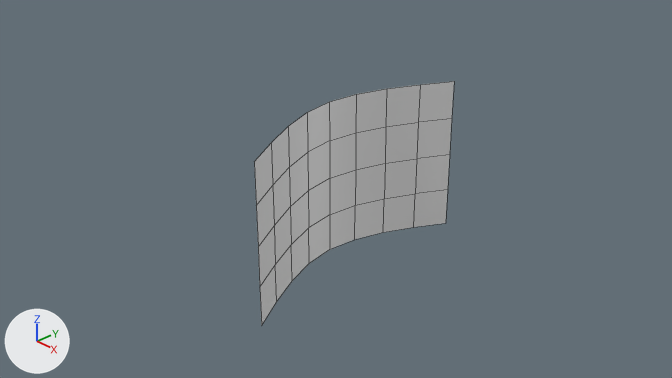
What one commit did to the Blender file Art/Mesh/curvedPlane.blend.
Before and after are seen from the file's camera 'Camera'. The lights are fixed; the arrows at lower left show +X, +Y and +Z. Mesh edges are drawn as thin lines. Materials are left out; every surface is plain grey.

The older version as bpy lines, for what is in view:
```python
me_plane = bpy.data.meshes.new('Plane')
me_plane.from_pydata([(0.55, -1.64, 1.0), (0.55, -1.64, -1.0), (-0.47, 0.08, 1.0), (-0.47, 0.08, -1.0), (0.39, 1.66, 1.0), (0.39, 1.66, -1.0)], [], [(0, 1, 3, 2), (2, 3, 5, 4)])
me_plane.polygons.foreach_set('use_smooth', [True] * 2)
ob_plane = bpy.data.objects.new('Plane', me_plane)
ob_plane.location = (0.0, 0.0, 0.0)
_m = ob_plane.modifiers.new('Subdivision', 'SUBSURF')
_m.boundary_smooth = 'PRESERVE_CORNERS'
_m.levels = 3
_m.render_levels = 4
```
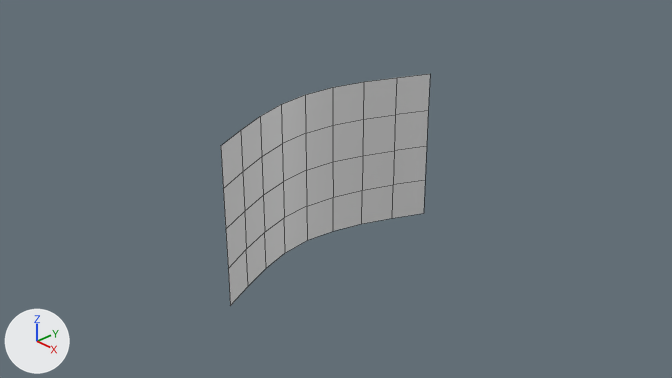
What differs and where, as boxes [x1, y1, x2, y2] in the pictures (672 x 378 px):
'Plane', reshaped
    before: [255, 81, 454, 325]
    after: [221, 74, 430, 306]

The edits, one by one:
me_plane has 6 vertices, 2 faces and spans x -0.47..0.55, y -1.64..1.66, z -1.0..1.0.
me_plane is used by ob_plane; location (0.0, 0.0, 0.0).
Part 1, on me_plane:
Vertex 0 of me_plane moves from (0.55, -1.64, 1.0) to (0.0, -1.65, 1.0).
Vertex 1 of me_plane moves from (0.55, -1.64, -1.0) to (0.0, -1.65, -1.0).
Vertex 2 of me_plane moves from (-0.47, 0.08, 1.0) to (-0.79, 0.0, 1.0).
Vertex 3 of me_plane moves from (-0.47, 0.08, -1.0) to (-0.79, 0.0, -1.0).
Vertex 4 of me_plane moves from (0.39, 1.66, 1.0) to (0.0, 1.65, 1.0).
Vertex 5 of me_plane moves from (0.39, 1.66, -1.0) to (0.0, 1.65, -1.0).
